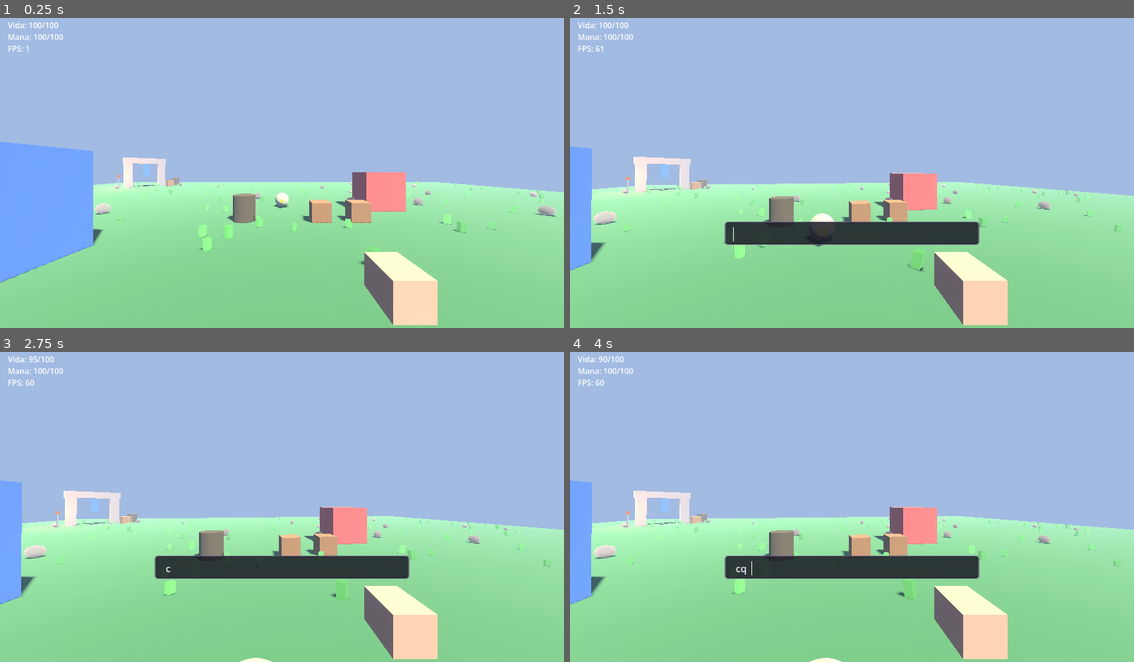
Above: before the commit, frames 1-4 (two rows, left to right).
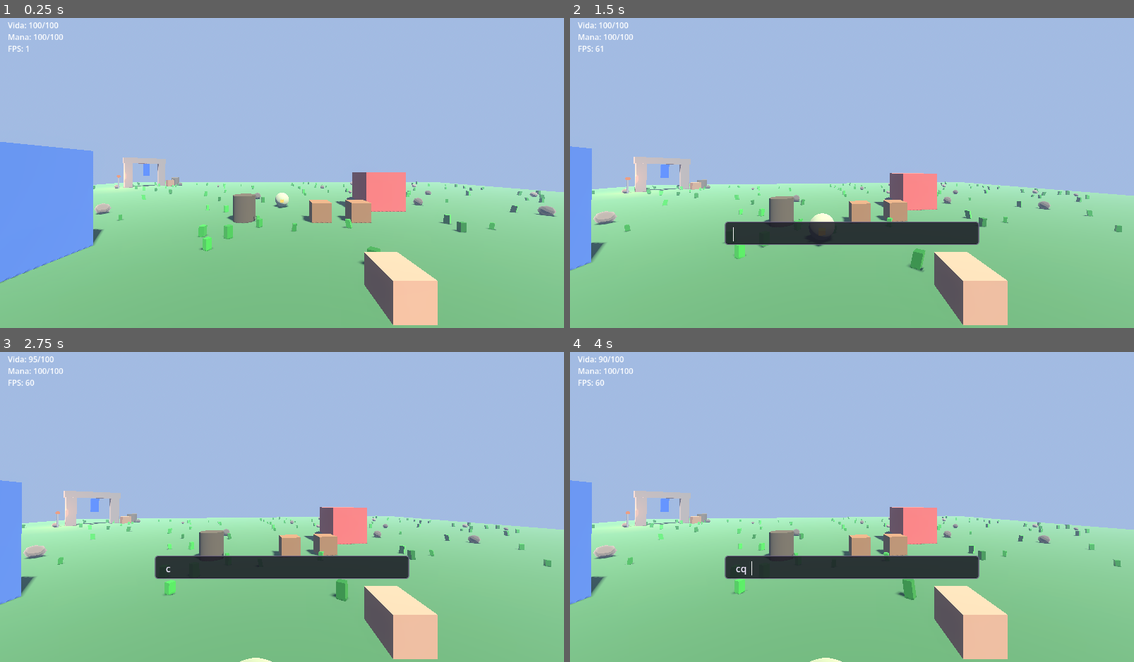
Above: after the commit, the same moments.

Repository: vitortosta4-design/Arcane-Forge
Game: Godot game, scene res://cenas/arena_teste.tscn
Same seed, same stepped clock (60 frames per second), same inputs: the game is played once before the commit and once after it.
Inputs (mouse positions are in pixels of both pictures, inside the frame that each line leads up to):
- Up to frame 1 (0.25 s): no input
- Up to frame 2 (1.5 s): tap Enter at 0.5 s; move the mouse to (880, 169) at 0.52 s; hold Q (abrir_conjuracao) 0.53-1.28 s; hold W (mover_frente) from 0.53 s (still down); tap Space (pular) at 0.77 s; move the mouse to (823, 169) at 1.27 s; click (823, 169) at 1.35 s
- Up to frame 3 (2.75 s): keep holding W (mover_frente); tap Space (pular) at 1.52 s; move the mouse to (293, 497) at 2.02 s; hold C (trocar_camera) from 2.03 s (still down)
- Up to frame 4 (4 s): keep holding W (mover_frente); move the mouse to (846, 510) at 2.77 s; release C (trocar_camera) at 2.78 s; tap Q (abrir_conjuracao) at 2.85 s; tap Space (pular) at 3.02, 3.77 s; move the mouse to (891, 507) at 3.52 s; press the mouse at (891, 507) at 3.53 s

The runs differ from the first frame. In frame 1, 1.6% of the frame differs, in the area x 1-99%, y 45-85%; in frame 2, 1.8%; in frame 3, 1.8%; in frame 4, 1.8%, in the area x 1-98%, y 44-100%.

Commit message:
Reescreve o shader toon calculando luz na mao, com prints de evidencia
Os modos embutidos diffuse_toon/specular_toon do Godot estavam
deixando a cor da pedra "estourar", dando mais peso a cor da luz do
que ao material. Troquei por um light() escrito na mao (degraus de
NdotL + contorno por fresnel), que preserva a cor base de verdade.

Confirmei visualmente rodando o jogo (print de perto do canto de
atmosfera e da arena principal, evidencias/fase-1/). A pedra ainda
fica com tom quente sob a luz dourada, mas isso e fisicamente correto
(cinza x luz dourada = bege) e bate com a propria imagem de
referencia, onde a pedra iluminada tambem puxa para tons quentes.
Registrado para o Vitor avaliar o equilibrio quente/frio como decisao
de gosto, nao como bug.

Co-Authored-By: Claude Sonnet 5 <noreply@anthropic.com>

Diff:
--- a/jogo/cenas/ambiente/canto_atmosfera.tscn
+++ b/jogo/cenas/ambiente/canto_atmosfera.tscn
@@ -7,17 +7,15 @@
 
 [sub_resource type="ShaderMaterial" id="ShaderMaterial_pedra"]
 shader = ExtResource("2")
-shader_parameter/cor_base = Color(0.55, 0.52, 0.5, 1)
-shader_parameter/contorno_intensidade = 0.45
-shader_parameter/contorno_mistura = 0.55
-shader_parameter/aspereza = 0.9
+shader_parameter/cor_base = Color(0.5, 0.48, 0.45, 1)
+shader_parameter/contorno_intensidade = 0.35
+shader_parameter/faixas = 2
 
 [sub_resource type="ShaderMaterial" id="ShaderMaterial_faixa"]
 shader = ExtResource("2")
 shader_parameter/cor_base = Color(0.2, 0.35, 0.75, 1)
-shader_parameter/contorno_intensidade = 0.3
-shader_parameter/contorno_mistura = 0.5
-shader_parameter/aspereza = 0.7
+shader_parameter/contorno_intensidade = 0.2
+shader_parameter/faixas = 2
 
 [sub_resource type="SphereMesh" id="SphereMesh_chama"]
 radius = 0.12
--- a/jogo/cenas/arena_teste.tscn
+++ b/jogo/cenas/arena_teste.tscn
@@ -40,7 +40,7 @@
 sky = SubResource("Sky_arena")
 ambient_light_source = 2
 ambient_light_color = Color(0.55, 0.65, 0.88, 1)
-ambient_light_energy = 0.55
+ambient_light_energy = 0.4
 fog_enabled = true
 fog_light_color = Color(0.62, 0.72, 0.88, 1)
 fog_density = 0.015
@@ -58,7 +58,7 @@
 [node name="DirectionalLight3D" type="DirectionalLight3D" parent="."]
 transform = Transform3D(0.8, -0.5, 0.35, 0, 0.6, 0.8, -0.6, -0.65, 0.47, 0, 8, 0)
 light_color = Color(1, 0.92, 0.78, 1)
-light_energy = 1.15
+light_energy = 0.95
 shadow_enabled = true
 
 [node name="Chao" type="StaticBody3D" parent="."]
--- a/jogo/shaders/grama_vento.gdshader
+++ b/jogo/shaders/grama_vento.gdshader
@@ -1,13 +1,15 @@
-// Mesmo visual toon + contorno do toon_contorno.gdshader, mais um balanço
-// de vento barato (só desloca o topo da lâmina, a base fica presa no chão).
-// Cada touceira balança fora de fase da vizinha, usando a posição dela no
-// mundo, para não parecer tudo balançando igual feito soldadinho.
+// Mesmo visual toon + contorno do toon_contorno.gdshader (luz calculada na
+// mão, para preservar a cor do material em vez de "estourar" para a cor da
+// luz), mais um balanço de vento barato (só desloca o topo da lâmina, a
+// base fica presa no chão). Cada touceira balança fora de fase da vizinha,
+// usando a posição dela no mundo, para não parecer tudo balançando igual
+// feito soldadinho.
 shader_type spatial;
-render_mode diffuse_toon, specular_toon, cull_disabled;
+render_mode cull_disabled, diffuse_lambert, specular_disabled;
 
 uniform vec4 cor_base : source_color = vec4(0.3, 0.6, 0.28, 1.0);
-uniform float contorno_intensidade : hint_range(0.0, 1.0) = 0.3;
-uniform float contorno_mistura : hint_range(0.0, 1.0) = 0.5;
+uniform float contorno_intensidade : hint_range(0.0, 1.0) = 0.2;
+uniform int faixas : hint_range(1, 4) = 2;
 uniform float vento_forca : hint_range(0.0, 0.3) = 0.1;
 uniform float vento_velocidade : hint_range(0.0, 5.0) = 1.6;
 uniform float meia_altura : hint_range(0.01, 2.0) = 0.225;
@@ -23,6 +25,16 @@
 
 void fragment() {
 	ALBEDO = cor_base.rgb * COLOR.rgb;
-	RIM = contorno_intensidade;
-	RIM_TINT = contorno_mistura;
 }
+
+void light() {
+	float ndotl = clamp(dot(NORMAL, LIGHT), 0.0, 1.0);
+	float nivel = ceil(ndotl * float(faixas)) / float(faixas);
+	if (ndotl <= 0.0001) {
+		nivel = 0.0;
+	}
+	DIFFUSE_LIGHT += ALBEDO * LIGHT_COLOR * nivel * ATTENUATION;
+
+	float contorno = pow(1.0 - clamp(dot(NORMAL, VIEW), 0.0, 1.0), 3.0) * contorno_intensidade;
+	DIFFUSE_LIGHT += contorno * LIGHT_COLOR * ATTENUATION;
+}
--- a/jogo/shaders/toon_contorno.gdshader
+++ b/jogo/shaders/toon_contorno.gdshader
@@ -1,17 +1,27 @@
 // Sombreamento toon (degraus de cor) + luz de contorno (rim light), barato
-// o bastante para o hardware mínimo (ADR-025). Usa os modos embutidos do
-// Godot (diffuse_toon/specular_toon) em vez de calcular luz na mão.
+// o bastante para o hardware mínimo (ADR-025). Calcula a luz na mão (em vez
+// de usar os modos embutidos diffuse_toon/specular_toon do Godot): aquele
+// jeito estava deixando a cor da pedra "estourar" para a cor da luz em vez
+// de preservar a cor do material (achado testando com o Vitor).
 shader_type spatial;
-render_mode diffuse_toon, specular_toon, cull_back;
+render_mode cull_back, diffuse_lambert, specular_disabled;
 
 uniform vec4 cor_base : source_color = vec4(1.0, 1.0, 1.0, 1.0);
-uniform float contorno_intensidade : hint_range(0.0, 1.0) = 0.45;
-uniform float contorno_mistura : hint_range(0.0, 1.0) = 0.55;
-uniform float aspereza : hint_range(0.0, 1.0) = 0.9;
+uniform float contorno_intensidade : hint_range(0.0, 1.0) = 0.3;
+uniform int faixas : hint_range(1, 4) = 2;
 
 void fragment() {
 	ALBEDO = cor_base.rgb * COLOR.rgb;
-	ROUGHNESS = aspereza;
-	RIM = contorno_intensidade;
-	RIM_TINT = contorno_mistura;
 }
+
+void light() {
+	float ndotl = clamp(dot(NORMAL, LIGHT), 0.0, 1.0);
+	float nivel = ceil(ndotl * float(faixas)) / float(faixas);
+	if (ndotl <= 0.0001) {
+		nivel = 0.0;
+	}
+	DIFFUSE_LIGHT += ALBEDO * LIGHT_COLOR * nivel * ATTENUATION;
+
+	float contorno = pow(1.0 - clamp(dot(NORMAL, VIEW), 0.0, 1.0), 3.0) * contorno_intensidade;
+	DIFFUSE_LIGHT += contorno * LIGHT_COLOR * ATTENUATION;
+}
Not shown, added: evidencias/fase-1/arena_com_canto_atmosfera.png
Not shown, added: evidencias/fase-1/canto_atmosfera_de_perto.png
